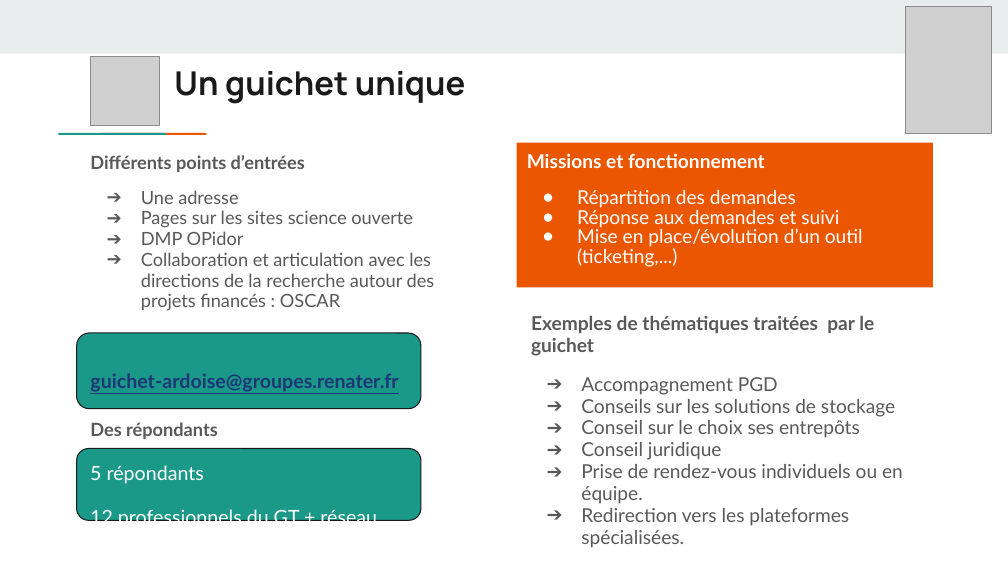
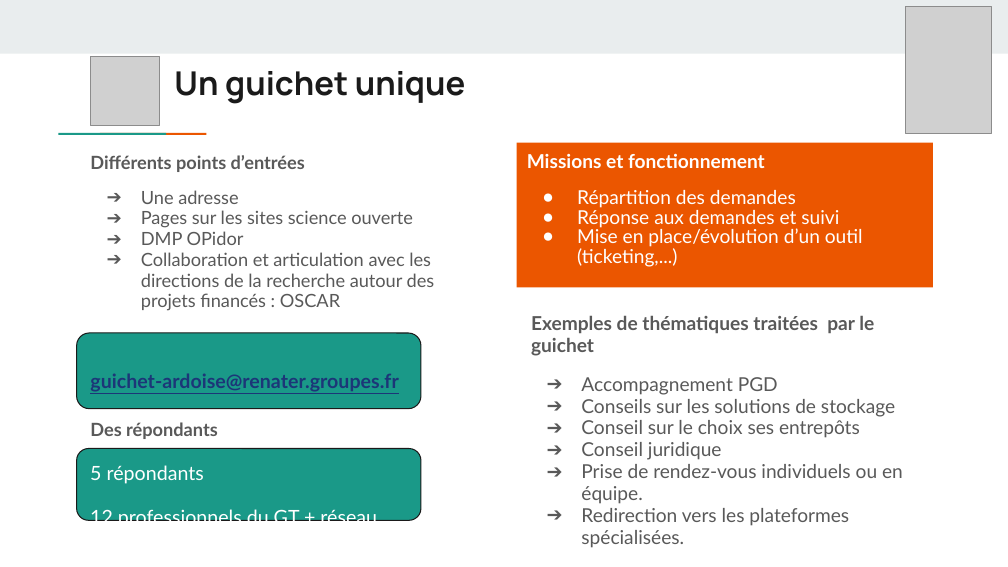
Before and after one commit to damienbelveze/presentation_2PE, a slide deck: slide 12 of Présentation ARDoISE JE 05_12_23.pptx (slide 13 before the commit). Drawn at 1008x567 pixels with LibreOffice and Linux fonts; fonts in the diff are those of the drawing; grey boxes stand for pictures. Boxes give left, top, right and bottom in pixels: in the first picture for what was removed or moved away, otherwise in the second. Text is boxed around its words. In the diff, an @@ line names an element or a change of style, - is before the commit and + after.

```diff
--- a/Présentation ARDoISE JE 05_12_23.pptx
+++ b/Présentation ARDoISE JE 05_12_23.pptx
@@ text in rounded rectangle at [90,373,398,392]: text changed @@
-guichet-ardoise@groupes.renater.fr
+guichet-ardoise@renater.groupes.fr
```
Also in this commit, not shown: 2 other slides changed, 1 slide removed, 19 other files.
